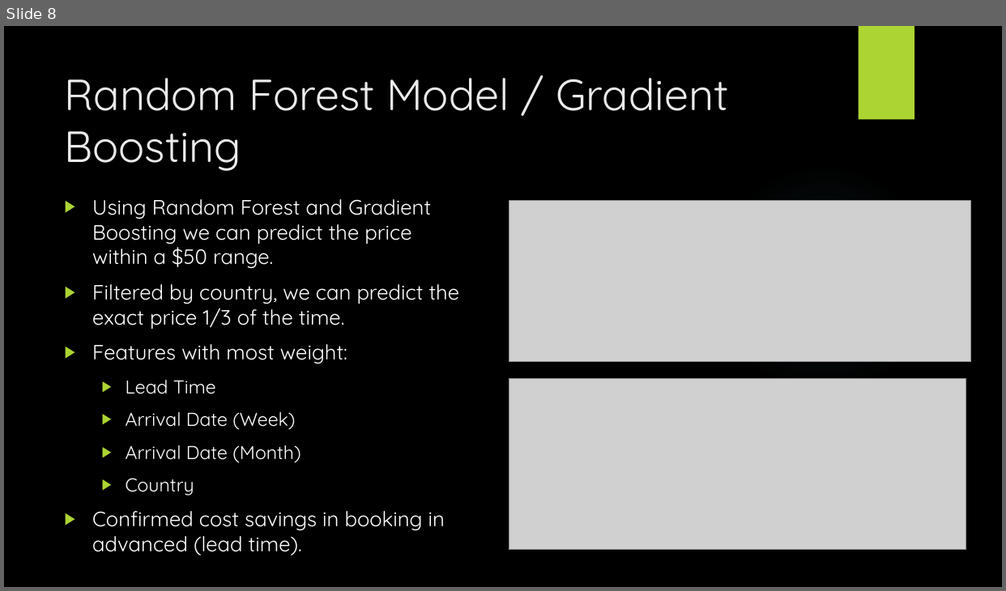
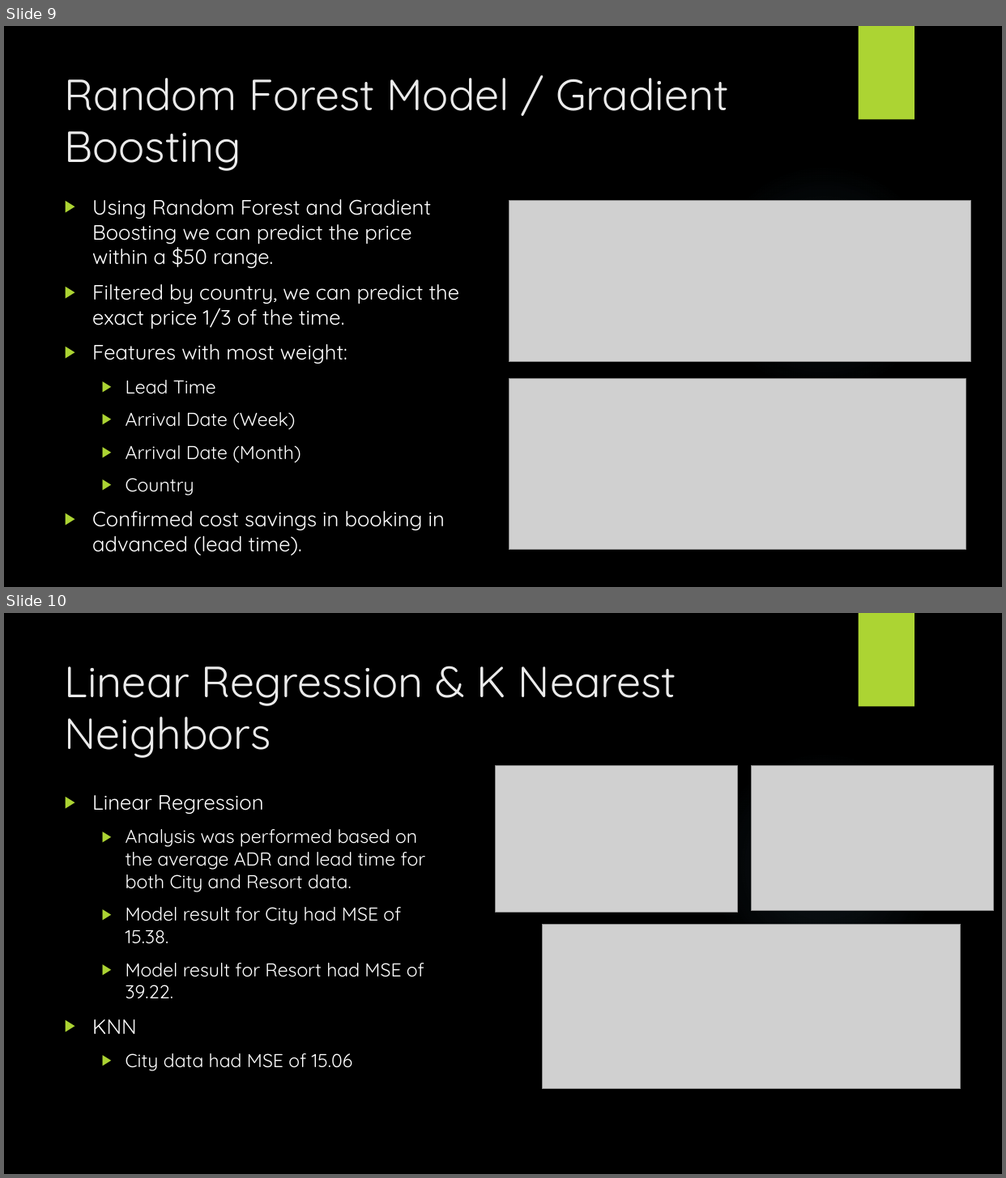
Before and after one commit to johnmyronmillar/HotelPricePredictor, a slide deck: Project_Presentation.pptx. Shown one above the other, each under a label of ours: slide 8 before the commit, slides 9 and 10 after it. The pictures are 1006x591 and 1006x1178 pixels, drawn with LibreOffice and Linux fonts; fonts in the diff are those of the drawing; grey boxes stand for pictures; background and template pictures are left out. Boxes give left, top, right and bottom in pixels: in the first picture for what was removed or moved away, otherwise in the second. Text is boxed around its words. In the diff, an @@ line names an element or a change of style, - is before the commit and + after.

Commit message:
updated model

```diff
--- a/Project_Presentation.pptx
+++ b/Project_Presentation.pptx
@@ slide 10 added at box(4, 613, 1002, 1174), background picture (left out); not listed: 2 template elements that a slide beside it also shows @@
@@ title added at box(65, 666, 676, 758), 42 pt, text #EBEBEB @@
+Linear Regression & K Nearest Neighbors
@@ picture added at box(495, 766, 738, 912) @@
@@ picture added at box(752, 766, 995, 910) @@
@@ text added at box(92, 795, 426, 1071), 18 pt, text #FFFFFF @@
+▶ Linear Regression
+  ▶ Analysis was performed based on the average ADR and lead time for both City and Resort data.
+  ▶ Model result for City had MSE of 15.38.
+  ▶ Model result for Resort had MSE of 39.22.
+▶ KNN
+  ▶ City data had MSE of 15.06
@@ picture added at box(543, 924, 961, 1089) @@
@@ what was slide 8 is now slide 9 @@
```
Also in this commit, not shown: 4 slides changed, 2 other slides added, 2 slides removed, 6 other files.
